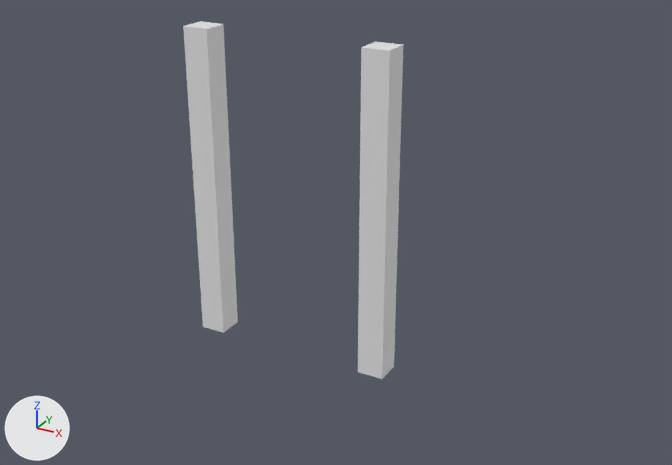
An edit to the OBJ model art/3D_Env/3D_Assets/3D_Models/Env_Models/7_BrainJar/BrainBeams.obj, drawn before and after from the same camera.
One viewpoint serves both versions: a 50 mm lens placed at (82.3, -130.7, 92.4), pointed at (8.0, 4.4, 24.9). Arrows for +X, +Y and +Z are at lower left; the lights stay in place. The older version comes first. Where no turn or scale is listed for an object, it has been applied to the vertices.

The first picture shows 'BrainBeams'.
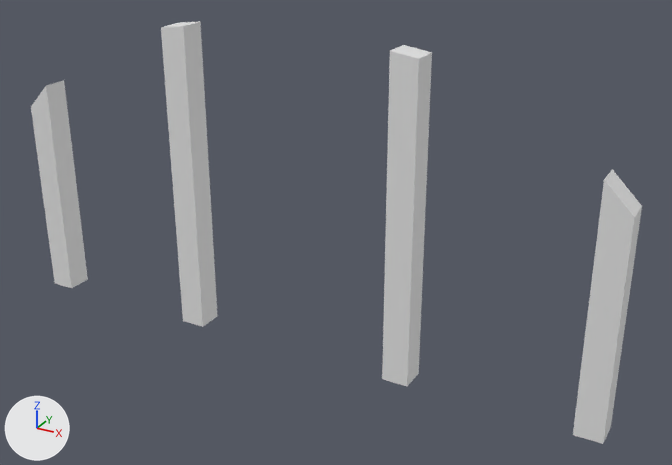
Diff of the bpy script that builds the scene:
```diff
--- a/art/3D_Env/3D_Assets/3D_Models/Env_Models/7_BrainJar/BrainBeams.obj.py
+++ b/art/3D_Env/3D_Assets/3D_Models/Env_Models/7_BrainJar/BrainBeams.obj.py
@@ me_brainbeams @@
 # used by ob_brainbeams; location = (0.0, 0.0, 0.0)
-me_brainbeams.from_pydata(...)  # 16 vertices, 12 faces; spans x -20.0..20.0, y 0.0..5.0, z 0.0..60.0
+me_brainbeams.from_pydata(...)  # 32 vertices, 24 faces; spans x -60.0..60.0, y 0.0..5.0, z 0.0..60.0
+# me_brainbeams part 1
+# 8 vertices are added at x -60.0..60.0, y 0.0, z 0.0..44.9
+# 8 new vertices lie (0.0, 5.0, 0.0) away from vertices in x -60.0..60.0, y 0.0, z 0.0..44.9
+# 12 new faces join them
+# other edits to the shape of me_brainbeams do not show in these pictures
```

Changed parts and their boxes [x1, y1, x2, y2] in the pictures (672 x 465 px):
'BrainBeams', reshaped (177% wider, 18% taller): before [183, 21, 403, 379]; after [31, 21, 642, 444]
part 1 of me_brainbeams, added: after [31, 80, 642, 444]
